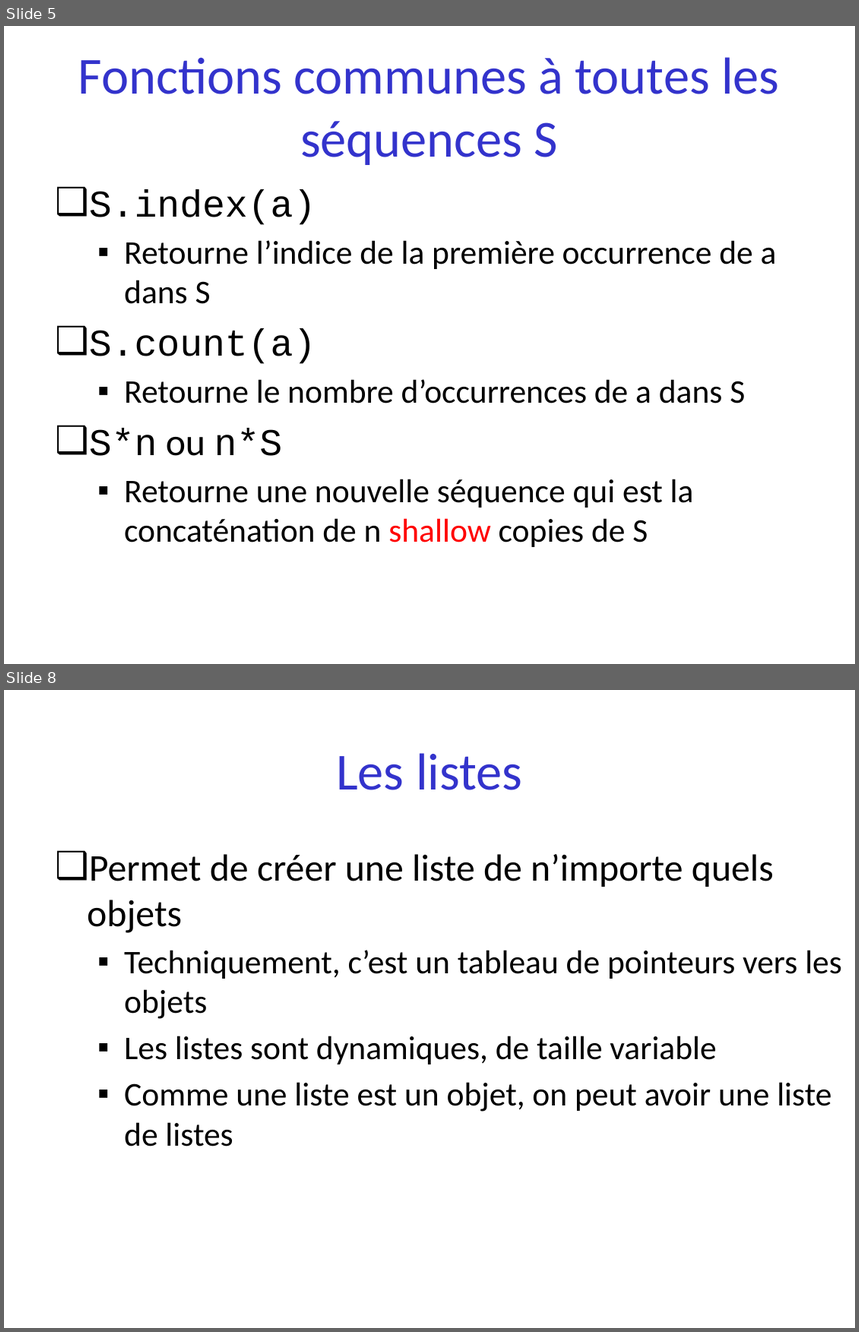
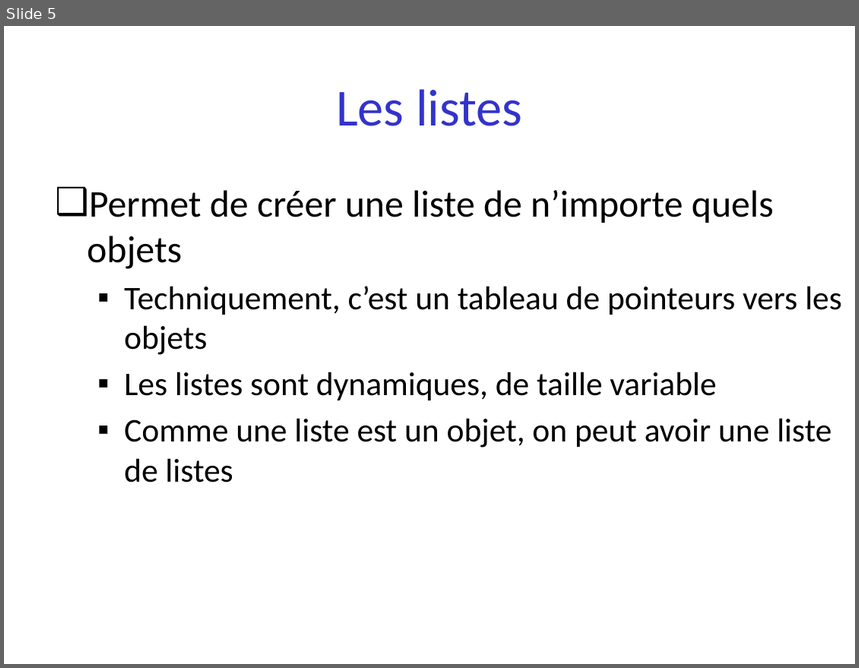
Before and after one commit to parmentelat/flotpython-archive, a slide deck: semaine2/semaine2-3.pptx. Shown one above the other, each under a label of ours: slides 5 and 8 before the commit, slide 5 after it; the slides between them are not shown. The pictures are 859x1332 and 859x668 pixels, drawn with LibreOffice and Linux fonts; fonts in the diff are those of the drawing. Boxes give left, top, right and bottom in pixels: in the first picture for what was removed or moved away, otherwise in the second. Text is boxed around its words. In the diff, an @@ line names an element or a change of style, - is before the commit and + after.

```diff
--- a/semaine2/semaine2-3.pptx
+++ b/semaine2/semaine2-3.pptx
@@ slide 5 removed at (4,26,855,664), background #FFFFFF @@
@@ title removed at (78,57,779,165) @@
-Fonctions communes à toutes les séquences S
@@ text removed at (89,189,777,547) @@
-❑ S.index(a)
-  ▪ Retourne l’indice de la première occurrence de a dans S
-❑ S.count(a)
-  ▪ Retourne le nombre d’occurrences de a dans S
-❑ S*n ou n*S
-  ▪ Retourne une nouvelle séquence qui est la concaténation de n shallow copies de S
@@ what was slide 8 is now slide 5 @@
```
Also in this commit, not shown: 1 slide changed, 3 slides added, 5 other slides removed, 11 other files.
